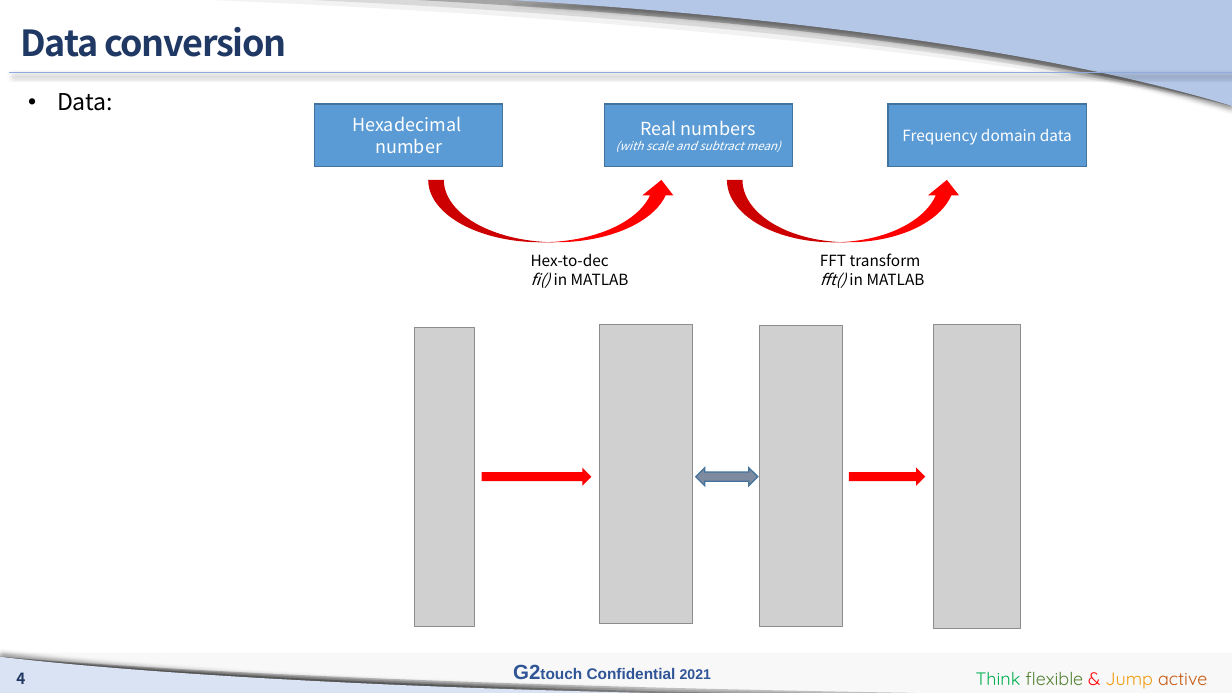
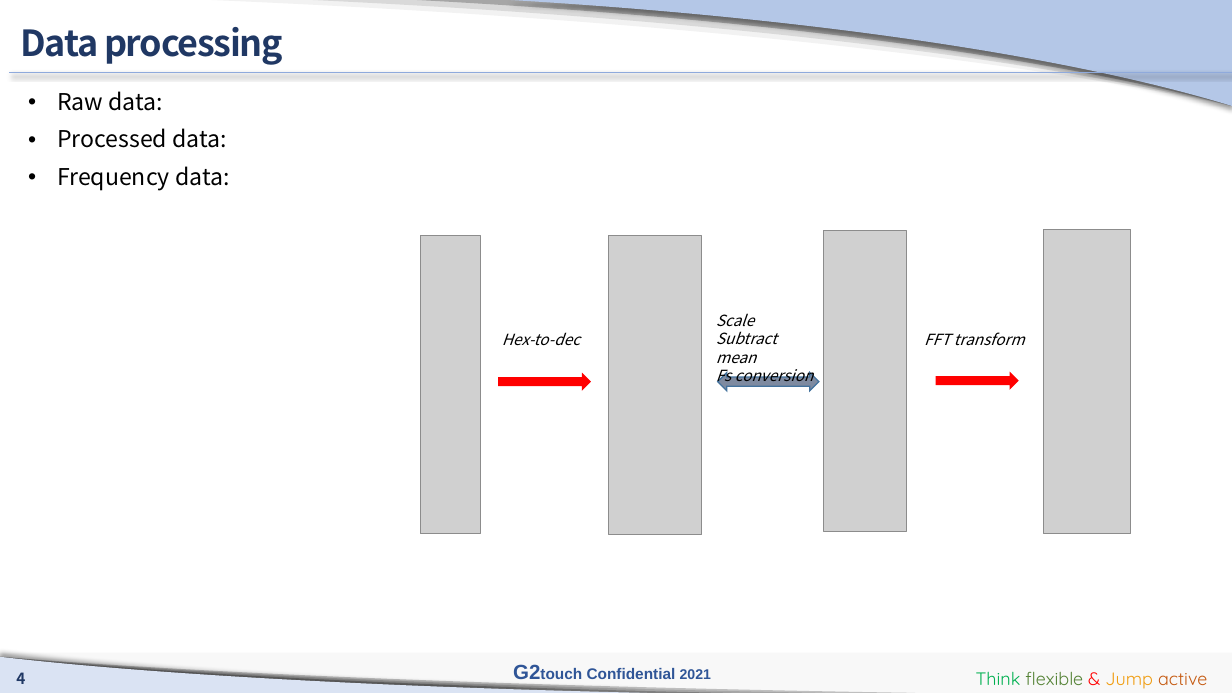
Before and after one commit to manhduc1811/MPP-EVB-ADC-test, a slide deck: slide 4 of G2touch_D2center_mducng_EVB_AFE_Simulation_210202_v2.pptx. Drawn at 1232x693 pixels with LibreOffice and Linux fonts; fonts in the diff are those of the drawing; grey boxes stand for pictures; background and template pictures are left out. Boxes give left, top, right and bottom in pixels: in the first picture for what was removed or moved away, otherwise in the second. Text is boxed around its words. In the diff, an @@ line names an element or a change of style, - is before the commit and + after.

```diff
--- a/G2touch_D2center_mducng_EVB_AFE_Simulation_210202_v2.pptx
+++ b/G2touch_D2center_mducng_EVB_AFE_Simulation_210202_v2.pptx
@@ title at [21,27,283,65]: text changed @@
-Data conversion
+Data processing
@@ text at [57,91,230,191]: text changed @@
-• Data:
+• Raw data:
+• Processed data:
+• Frequency data:
@@ group removed at [315,104,1087,243]: 3 rectangles, 2 curved up arrows @@
-Hexadecimal
-number
-Real numbers
-(with scale and subtract mean)
-Frequency domain data
@@ picture: place and size @@
-picture at [415,328,475,627]
+picture at [421,236,481,534]
@@ picture: place and size @@
-picture at [600,324,692,624]
+picture at [609,236,701,535]
@@ picture: place and size @@
-picture at [760,325,843,627]
+picture at [823,230,907,531]
@@ picture: place and size @@
-picture at [933,324,1020,629]
+picture at [1043,229,1130,534]
@@ text at [531,272,629,288]: paragraph removed @@
-fi() in MATLAB
@@ text at [820,272,925,288]: paragraph removed @@
-fft() in MATLAB
@@ text "Hex-to-dec": place and size @@
-text "Hex-to-dec" at [531,253,629,288]
+text "Hex-to-dec" at [502,332,580,346]
@@ text "Hex-to-dec" at [502,332,580,346]: italic on @@
@@ text added at [716,313,814,387], 12 pt, text #000000, italic @@
+Scale
+Subtract mean
+Fs conversion
@@ text "FFT transform" at [924,332,1025,345]: italic on @@
@@ text "FFT transform": place and size @@
-text "FFT transform" at [820,253,925,288]
+text "FFT transform" at [924,332,1025,345]
@@ right arrow: place and size @@
-right arrow at [482,468,592,486]
+right arrow at [498,372,591,391]
@@ left right arrow: place and size @@
-left right arrow at [696,468,758,486]
+left right arrow at [718,372,819,391]
@@ right arrow: place and size @@
-right arrow at [849,468,926,486]
+right arrow at [936,372,1019,390]
```
Also in this commit, not shown: 11 other slides changed, 3 slides added, 1 other file.
